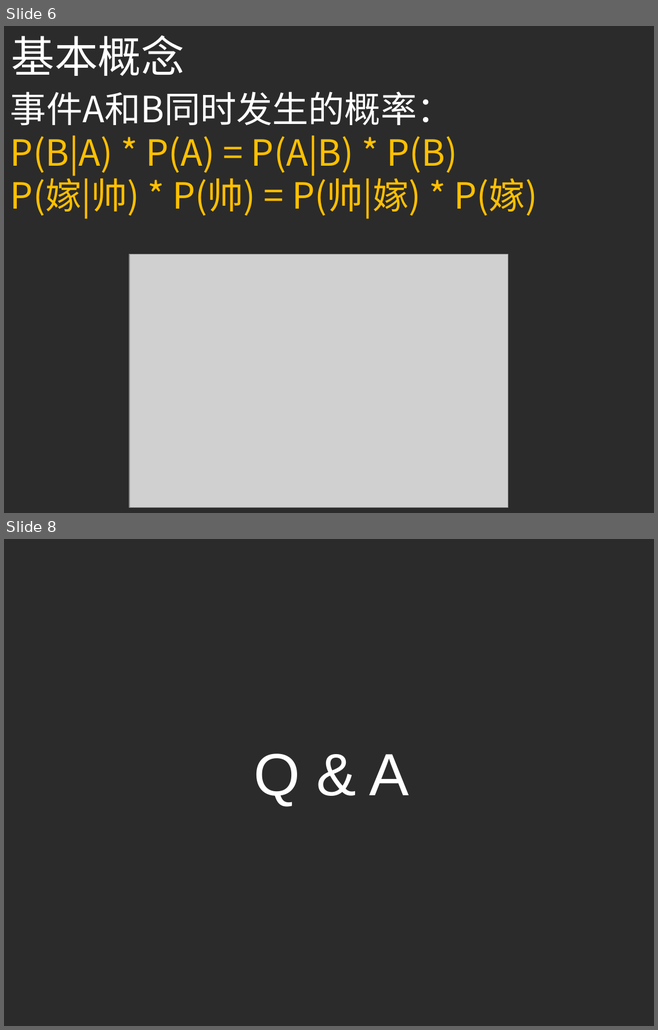
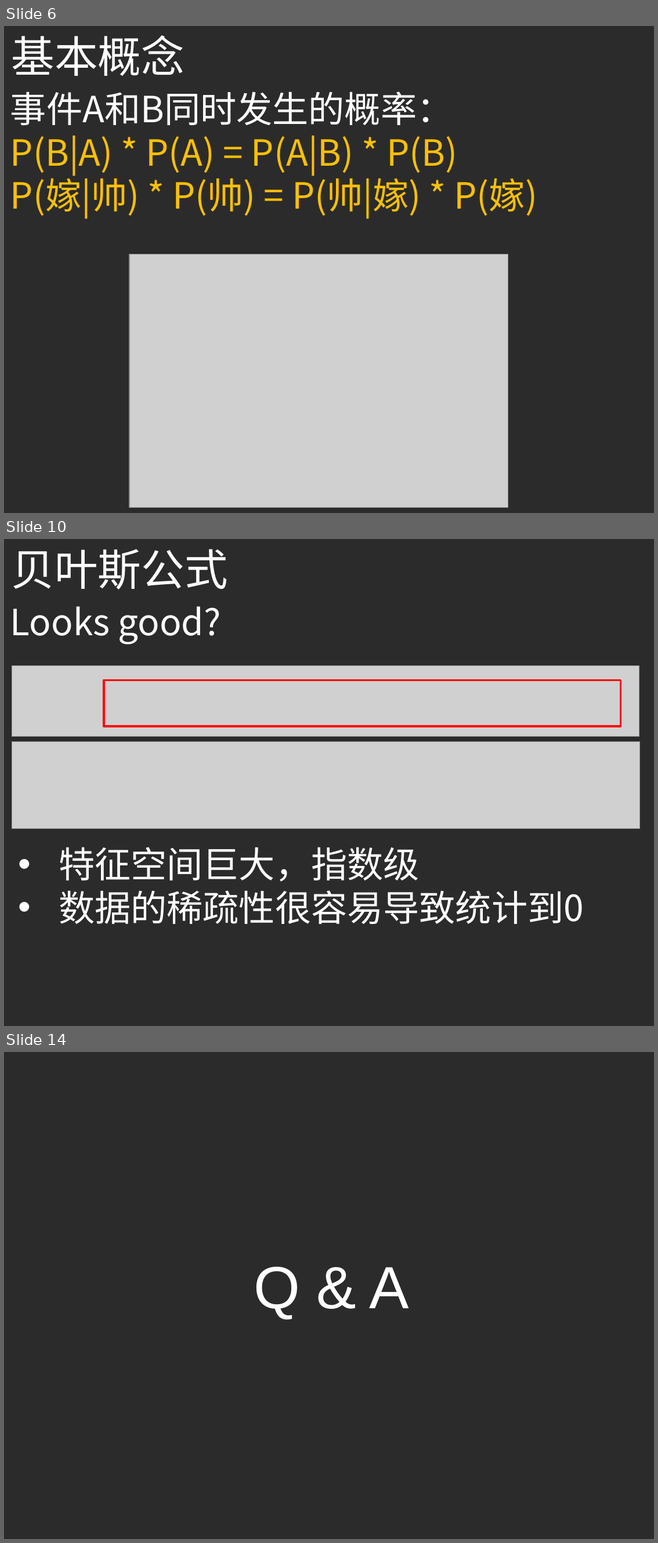
Before and after one commit to ouriris/ml-course, a slide deck: chapter.4/ppt/ML_CH4_Naive_Bayes.pptx. Shown one above the other, each under a label of ours: slides 6 and 8 before the commit, slides 6, 10 and 14 after it; the slides between them are not shown. The pictures are 658x1030 and 658x1543 pixels, drawn with LibreOffice and Linux fonts; fonts in the diff are those of the drawing; grey boxes stand for pictures; background and template pictures are left out; a plain dark background stands for a picture behind light text. Boxes give left, top, right and bottom in pixels: in the first picture for what was removed or moved away, otherwise in the second. Text is boxed around its words. In the diff, an @@ line names an element or a change of style, - is before the commit and + after.

```diff
--- a/chapter.4/ppt/ML_CH4_Naive_Bayes.pptx
+++ b/chapter.4/ppt/ML_CH4_Naive_Bayes.pptx
@@ slide 10 added at (4, 539, 654, 1026), background picture (left out) @@
@@ text added at (12, 549, 228, 589), 48 pt, text #FFFFFF @@
+贝叶斯公式
@@ text added at (10, 606, 221, 644), 40 pt, text #FFFFFF @@
+Looks good?
@@ picture added at (12, 665, 639, 736) @@
@@ rectangle added at (104, 681, 621, 727), outline #FF0000 2.25 pt @@
@@ picture added at (12, 741, 640, 829) @@
@@ text added at (59, 847, 583, 924), 40 pt, text #FFFFFF @@
+• 特征空间巨大，指数级
+• 数据的稀疏性很容易导致统计到0
@@ what was slide 8 is now slide 14 @@
```
Also in this commit, not shown: 1 slide changed, 6 other slides added, 1 slide removed, 1 other file.
